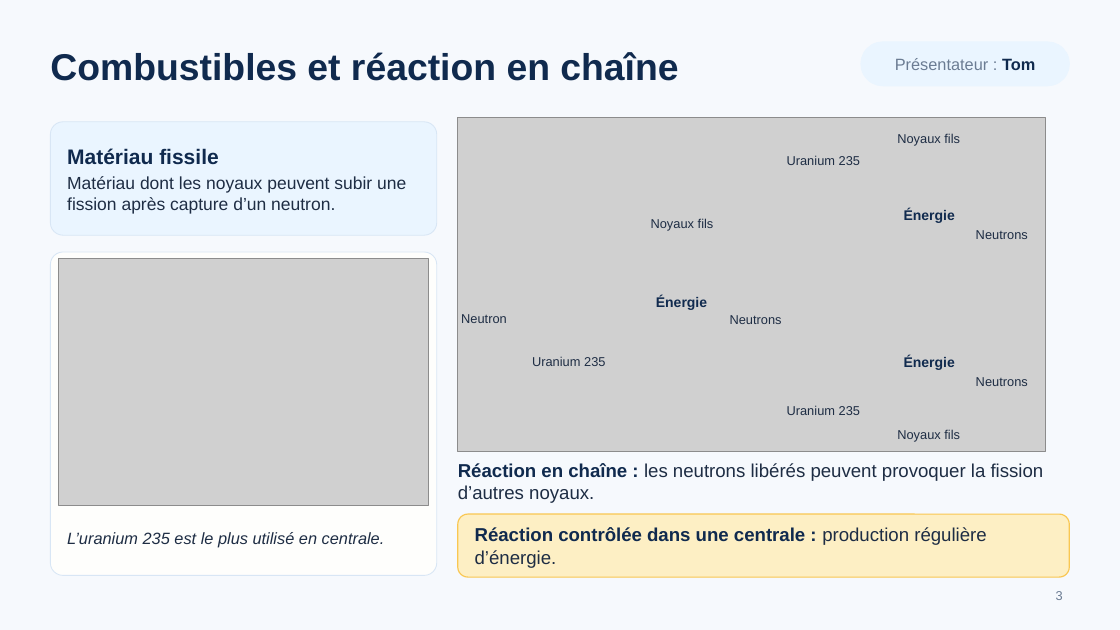
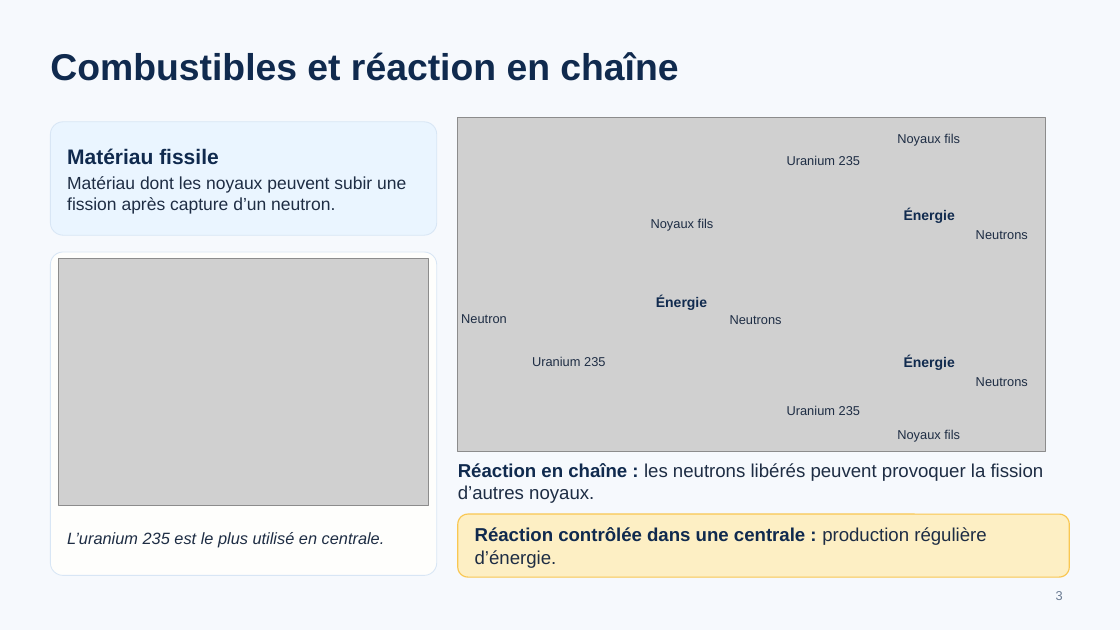
Before and after one commit to Noa13g/Kiffclub-, a slide deck: slide 3 of fission-nucleaire/La_fission_nucleaire_Oral_ES.pptx. Drawn at 1120x630 pixels with LibreOffice and Linux fonts; fonts in the diff are those of the drawing; grey boxes stand for pictures. Boxes give left, top, right and bottom in pixels: in the first picture for what was removed or moved away, otherwise in the second. Text is boxed around its words. In the diff, an @@ line names an element or a change of style, - is before the commit and + after.

```diff
--- a/fission-nucleaire/La_fission_nucleaire_Oral_ES.pptx
+++ b/fission-nucleaire/La_fission_nucleaire_Oral_ES.pptx
@@ rounded rectangle removed at bbox=[861, 42, 1070, 86] @@
@@ text removed at bbox=[895, 58, 1035, 70] @@
-Présentateur : Tom
```
Also in this commit, not shown: 4 other slides changed.
